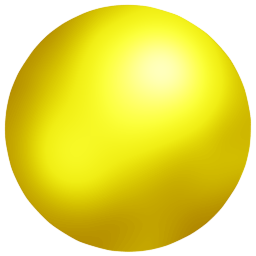
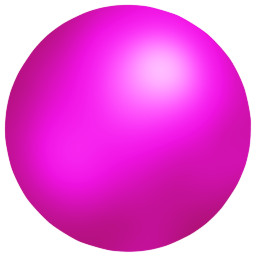
Revision of a layered (256, 256) image; what changed, layer by layer:
pixels changed over (x1=4, y1=4, x2=252, y2=253) (layer not identified)
